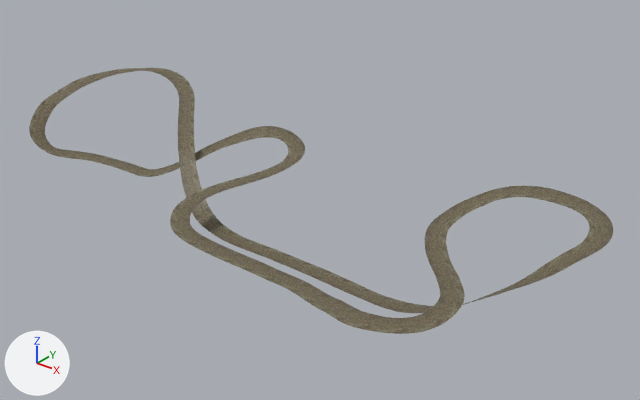
The FBX model GameContent/Models/Maps/DesertMap_track.fbx: old version first, new version second.
The view is the same before and after, from a 50 mm camera at (25.9, -24.4, 20.4) aimed at (2.9, 4.3, 2.6). The axes (+X, +Y, +Z) are drawn at lower left. The lights are the same throughout. Where no turn or scale is listed for an object, it has been applied to the vertices.

The older version as bpy lines, for what is in view:
```python
me_poly_track1_ncl1_1 = bpy.data.meshes.new('poly_track1_ncl1_1')
me_poly_track1_ncl1_1.from_pydata(...)  # 2825 vertices, 2350 faces; spans x -16.6..16.6, y -4.1..8.9, z 1.3..5.3
me_poly_track1_ncl1_1.materials.append(mat_lambert7)  # picture img_rock_texture_png
ob_poly_track1 = bpy.data.objects.new('poly_track1', me_poly_track1_ncl1_1)
ob_poly_track1.location = (0.0, 0.0, 0.0)
```
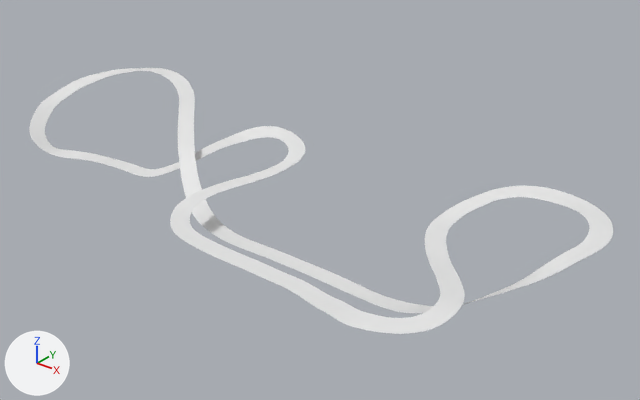
Scene script edits in JSON lines:
```json
{"op": "add", "block": "mat_deserttrack", "code": ["mat_deserttrack = principled_material('desertTrack')", "mat_deserttrack.base_color = (0.8, 0.8, 0.8)  # white #e7e7e7"]}
{"block": "me_poly_track1_ncl1_1", "where": "me_poly_track1_ncl1_1.from_pydata(...)  # 2825 vertices, 2350 faces; spans x -16.6..16.6, y -4.1..8.9, z 1.3..5.3"}
{"op": "remove", "block": "me_poly_track1_ncl1_1", "code": "me_poly_track1_ncl1_1.materials.append(mat_lambert7)  # picture img_rock_texture_png"}
{"op": "add", "block": "me_poly_track1_ncl1_1", "code": "me_poly_track1_ncl1_1.materials.append(mat_deserttrack)  # white #e7e7e7"}
```

What differs and where, as boxes [x1, y1, x2, y2] in the pictures (640 x 400 px):
```json
{"object": "poly_track1", "change": "recoloured", "before": [29, 68, 613, 334], "after": [29, 68, 613, 334], "on screen": "brown to white"}
```
